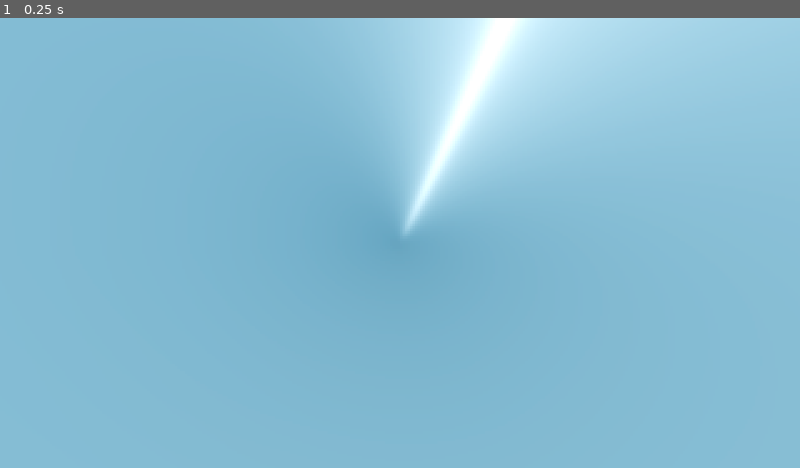
Above: before the commit, frame 1.
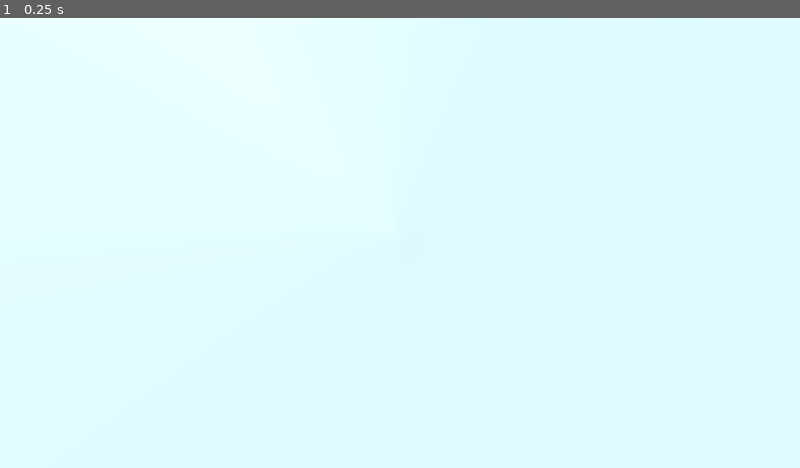
Above: after the commit, the same moment.

Repository: Studio-DIGS/project-monkey-bite
Game: Godot game, scene res://levels/debug/arena.tscn
Two runs of this game, one before a commit and one after it. Both use one fixed random seed, a clock stepped at 60 frames per second and the inputs below. This scene is started directly instead of the project's main scene. Sound files missing from this copy of the repository are replaced by a short silence.
Inputs:
- Up to frame 1 (0.25 s): no input

The runs differ from the first frame. In frame 1, 98% of the frame differs, in the area x 0-100%, y 0-100%.

Commit message:
added arena, changed player texture

Diff:
--- a/enemies/test_enemy.tscn
+++ b/enemies/test_enemy.tscn
@@ -1,7 +1,6 @@
-[gd_scene load_steps=17 format=3 uid="uid://bfg1ub413xc20"]
+[gd_scene load_steps=16 format=3 uid="uid://bfg1ub413xc20"]
 
 [ext_resource type="Script" path="res://enemies/test_enemy.gd" id="1_oh0f7"]
-[ext_resource type="PackedScene" uid="uid://bripsbxdb7ls3" path="res://enemies/slimeball.gltf" id="2_ibb15"]
 [ext_resource type="Script" path="res://common/hurtbox.gd" id="2_x0ut6"]
 [ext_resource type="Script" path="res://common/health.gd" id="3_6jb14"]
 
@@ -13,12 +12,11 @@
 [sub_resource type="CapsuleMesh" id="CapsuleMesh_6xy7g"]
 material = SubResource("StandardMaterial3D_4538d")
 
-[sub_resource type="BoxShape3D" id="BoxShape3D_f54qb"]
-size = Vector3(1.75813, 1, 1.83574)
+[sub_resource type="CapsuleShape3D" id="CapsuleShape3D_q5uni"]
 
 [sub_resource type="CapsuleShape3D" id="CapsuleShape3D_g0es1"]
-radius = 1.1288
-height = 2.25761
+radius = 0.610806
+height = 2.10739
 
 [sub_resource type="Animation" id="Animation_38soa"]
 length = 0.001
@@ -45,18 +43,6 @@
 "transitions": PackedFloat32Array(1),
 "update": 1,
 "values": [null]
-}
-tracks/2/type = "value"
-tracks/2/imported = false
-tracks/2/enabled = true
-tracks/2/path = NodePath("slimeball:rotation")
-tracks/2/interp = 1
-tracks/2/loop_wrap = true
-tracks/2/keys = {
-"times": PackedFloat32Array(0),
-"transitions": PackedFloat32Array(1),
-"update": 0,
-"values": [Vector3(0, 1.5708, 0)]
 }
 
 [sub_resource type="StandardMaterial3D" id="StandardMaterial3D_c2rqt"]
@@ -91,18 +77,6 @@
 "update": 1,
 "values": [SubResource("StandardMaterial3D_c2rqt"), SubResource("StandardMaterial3D_c2rqt"), null]
 }
-tracks/2/type = "value"
-tracks/2/imported = false
-tracks/2/enabled = true
-tracks/2/path = NodePath("slimeball:rotation")
-tracks/2/interp = 1
-tracks/2/loop_wrap = true
-tracks/2/keys = {
-"times": PackedFloat32Array(0, 0.1, 0.2, 0.3),
-"transitions": PackedFloat32Array(1, 1, 1, 1),
-"update": 0,
-"values": [Vector3(0.174533, 1.5708, 0), Vector3(-0.174533, 1.5708, 0), Vector3(0.0837758, 1.5708, 0), Vector3(0, 1.5708, 0)]
-}
 
 [sub_resource type="AnimationLibrary" id="AnimationLibrary_o72sg"]
 _data = {
@@ -127,15 +101,11 @@
 script = ExtResource("1_oh0f7")
 
 [node name="MeshInstance3D" type="MeshInstance3D" parent="."]
-visible = false
 mesh = SubResource("CapsuleMesh_6xy7g")
 
-[node name="slimeball" parent="." instance=ExtResource("2_ibb15")]
-transform = Transform3D(-2.29991e-06, 0, 0.635335, 0, 0.635335, 0, -0.635335, 0, -2.29991e-06, 0, 0, 0)
-
 [node name="CollisionShape3D" type="CollisionShape3D" parent="."]
-transform = Transform3D(1, 0, 0, 0, 1, 0, 0, 0, 1, 0, 0.505663, 0)
-shape = SubResource("BoxShape3D_f54qb")
+transform = Transform3D(1, 0, 0, 0, 1, 0, 0, 0, 1, 0, -0.00357932, 0)
+shape = SubResource("CapsuleShape3D_q5uni")
 
 [node name="Hurtbox" type="Area3D" parent="." node_paths=PackedStringArray("health")]
 collision_layer = 64
@@ -144,7 +114,7 @@
 health = NodePath("../Health")
 
 [node name="CollisionShape3D" type="CollisionShape3D" parent="Hurtbox"]
-transform = Transform3D(1, 0, 0, 0, 1, 0, 0, 0, 1, 0, 0.146968, 0)
+transform = Transform3D(1, 0, 0, 0, 1, 0, 0, 0, 1, 0, -0.00948918, 0)
 shape = SubResource("CapsuleShape3D_g0es1")
 
 [node name="AnimationPlayer" type="AnimationPlayer" parent="."]
@@ -154,6 +124,7 @@
 
 [node name="Health" type="Node" parent="." node_paths=PackedStringArray("display")]
 script = ExtResource("3_6jb14")
+max_health = 100
 display = NodePath("../SubViewport/ProgressBar")
 
 [node name="HealthDisplay" type="Sprite3D" parent="."]
@@ -175,5 +146,3 @@
 
 [connection signal="hit" from="Hurtbox" to="." method="_on_hurtbox_hit"]
 [connection signal="death" from="Health" to="." method="_on_health_death"]
-
-[editable path="slimeball"]
--- a/levels/debug/arena.tscn
+++ b/levels/debug/arena.tscn
@@ -1,11 +1,11 @@
-[gd_scene load_steps=9 format=3 uid="uid://uqhigjxr1urv"]
+[gd_scene load_steps=8 format=3 uid="uid://uqhigjxr1urv"]
 
 [ext_resource type="Script" path="res://common/game.gd" id="1_ixrkl"]
 [ext_resource type="PackedScene" uid="uid://4vymcd4lcm3x" path="res://visual_pipeline/camera/camera_system.tscn" id="2_s6olh"]
 [ext_resource type="Sky" uid="uid://bpa6skcj0hqyy" path="res://visual_pipeline/skybox.tres" id="3_ateu5"]
 [ext_resource type="PackedScene" uid="uid://ceg0a8jxwnfae" path="res://player/player.tscn" id="4_dmm83"]
 [ext_resource type="PackedScene" uid="uid://bfg1ub413xc20" path="res://enemies/test_enemy.tscn" id="5_ncifa"]
-[ext_resource type="Texture2D" uid="uid://bk1putp1f8t0l" path="res://levels/debug/grid.png" id="6_ukag8"]
+[ext_resource type="Material" uid="uid://c6u3d007eldb2" path="res://levels/debug/grid.tres" id="6_4xrlh"]
 
 [sub_resource type="Environment" id="Environment_y8ynd"]
 background_mode = 2
@@ -14,14 +14,6 @@
 tonemap_mode = 2
 glow_enabled = true
 
-[sub_resource type="StandardMaterial3D" id="StandardMaterial3D_8wnqw"]
-diffuse_mode = 3
-specular_mode = 1
-albedo_texture = ExtResource("6_ukag8")
-uv1_scale = Vector3(0.5, 1, 0.25)
-uv1_triplanar = true
-texture_filter = 0
-
 [node name="World" type="Node3D"]
 script = ExtResource("1_ixrkl")
 
@@ -29,7 +21,7 @@
 target = NodePath("../Player")
 
 [node name="DirectionalLight3D" type="DirectionalLight3D" parent="."]
-transform = Transform3D(-0.422618, -0.800222, 0.425486, 0, 0.469472, 0.882947, -0.906307, 0.37315, -0.198407, 0, 0, 0)
+transform = Transform3D(0.413306, -0.843193, -0.343808, 0.776686, 0.129346, 0.616465, -0.475328, -0.52182, 0.708355, 0, 0, 0)
 shadow_enabled = true
 shadow_blur = 10.0
 directional_shadow_mode = 1
@@ -49,8 +41,16 @@
 [node name="Environment" type="Node3D" parent="."]
 
 [node name="CSGBox3D" type="CSGBox3D" parent="Environment"]
-material_override = SubResource("StandardMaterial3D_8wnqw")
+transform = Transform3D(1, 0, 0, 0, 1, 0, 0, 0, 1, 0, 1, 0)
+material_override = ExtResource("6_4xrlh")
 use_collision = true
-size = Vector3(50, 1, 10)
+size = Vector3(58, 14, 8)
+
+[node name="CSGBox3D2" type="CSGBox3D" parent="Environment/CSGBox3D"]
+transform = Transform3D(1, 0, 0, 0, 1, 0, 0, 0, 1, 0, 3, 0)
+material_override = ExtResource("6_4xrlh")
+operation = 2
+use_collision = true
+size = Vector3(34, 8, 10)
 
 [connection signal="turn_around" from="Player" to="CameraSystem" method="_on_player_turn_around"]
--- /dev/null
+++ b/levels/debug/grid.tres
@@ -0,0 +1,11 @@
+[gd_resource type="StandardMaterial3D" load_steps=2 format=3 uid="uid://c6u3d007eldb2"]
+
+[ext_resource type="Texture2D" uid="uid://bk1putp1f8t0l" path="res://levels/debug/grid.png" id="1_4bevp"]
+
+[resource]
+diffuse_mode = 3
+specular_mode = 1
+albedo_texture = ExtResource("1_4bevp")
+uv1_scale = Vector3(0.5, 0.5, 0.25)
+uv1_triplanar = true
+texture_filter = 0
--- a/player/player_test_mat.tres
+++ b/player/player_test_mat.tres
@@ -7,7 +7,7 @@
 
 [resource]
 diffuse_mode = 3
-albedo_color = Color(0.980392, 0.513726, 0.223529, 1)
+albedo_color = Color(0.352941, 0.52549, 0.45098, 1)
 metallic_specular = 0.0
 roughness = 0.0
 emission = Color(0.831373, 0.156863, 0.270588, 1)
Not shown: 1 places in player/player.tscn that only renumber resources
